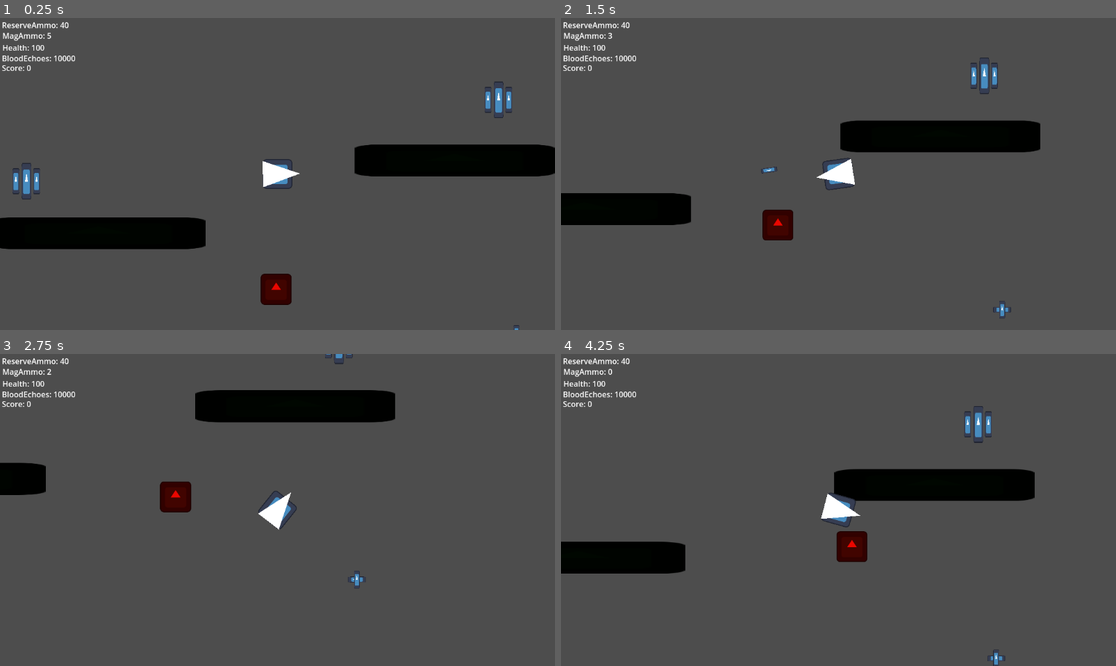
Above: before the commit, frames 1-4 (two rows, left to right).
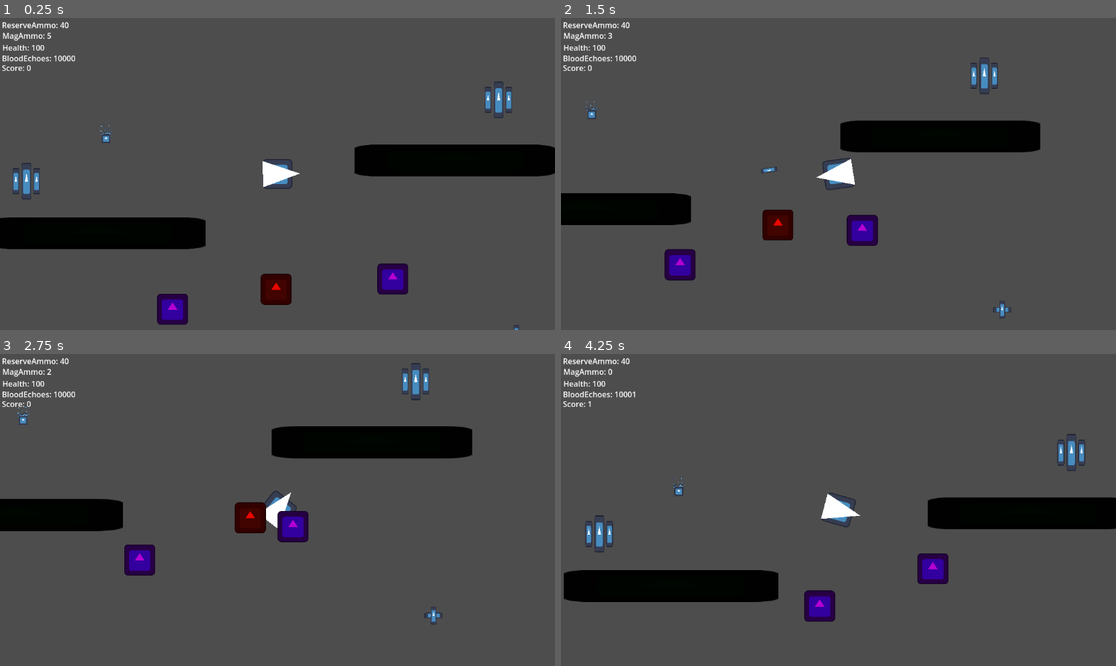
Above: after the commit, the same moments.

Repository: TheWhiteWolf0/Shooter-Game
Game: Godot game, scene res://Scenes/test_scence.tscn
Same seed, same stepped clock (60 frames per second), same inputs: the game is played once before the commit and once after it. This scene is started directly instead of the project's main scene. The engine's default icon, where the game draws it, is replaced by a stand-in: a white triangle on a blue panel in a dark square.
Inputs (mouse positions are in pixels of both pictures, inside the frame that each line leads up to):
- Up to frame 1 (0.25 s): no input
- Up to frame 2 (1.5 s): move the mouse to (960, 158) at 0.52 s; hold D (Right) 0.53-1.28 s; click (960, 158) at 0.6 s; move the mouse to (727, 189) at 1.27 s; hold S (Down) from 1.28 s (still down); click (727, 189) at 1.35 s
- Up to frame 3 (2.75 s): move the mouse to (333, 441) at 2.02 s; release S (Down) at 2.03 s; hold D (Right) from 2.03 s (still down); click (333, 441) at 2.1 s
- Up to frame 4 (4.25 s): move the mouse to (810, 572) at 2.77 s; release D (Right) at 2.78 s; hold W (Up) 2.78-3.53 s; click (810, 572) at 2.85 s; move the mouse to (1005, 556) at 3.52 s; hold A (Left) from 3.53 s (still down); click (1005, 556) at 3.6 s

The runs differ from the first frame. In frame 1, 1.2% of the frame differs, in the area x 18-74%, y 34-99%; in frame 2, 1.2%; in frame 3, 13%; in frame 4, 15%, in the area x 0-100%, y 12-100%.

Commit message:
Damage OverTime Works
Timer are being used. I now know how to use them very good very nice

Diff:
--- a/shootergame/Scenes/damage_area.tscn
+++ b/shootergame/Scenes/damage_area.tscn
@@ -87,4 +87,9 @@
 scale = Vector2(6.04803, 5.4032)
 texture = ExtResource("2_2os52")
 
+[node name="Timer" type="Timer" parent="."]
+process_callback = 0
+autostart = true
+
 [connection signal="body_entered" from="Fire" to="Fire" method="_on_body_entered"]
+[connection signal="timeout" from="Timer" to="Fire" method="_on_timer_timeout"]
--- a/shootergame/Scenes/test_scence.tscn
+++ b/shootergame/Scenes/test_scence.tscn
@@ -1,10 +1,12 @@
-[gd_scene load_steps=9 format=3 uid="uid://6w6x2n5vsuo0"]
+[gd_scene load_steps=11 format=3 uid="uid://6w6x2n5vsuo0"]
 
 [ext_resource type="Texture2D" uid="uid://cararyfg0c133" path="res://Sprite Frames/icon.svg" id="1_qmtu8"]
 [ext_resource type="PackedScene" uid="uid://d2noon1vftiyp" path="res://Scenes/Player.tscn" id="2_el23o"]
 [ext_resource type="PackedScene" uid="uid://1culhx83bl5l" path="res://Scenes/enemy(chase).tscn" id="3_ud2or"]
 [ext_resource type="PackedScene" uid="uid://bjw3uvhgoe0aa" path="res://Scenes/hud.tscn" id="4_ud2or"]
+[ext_resource type="PackedScene" uid="uid://cwfkd43n5erxt" path="res://Scenes/enemy(multi_hit).tscn" id="5_2n37a"]
 [ext_resource type="PackedScene" uid="uid://p22sham85u4u" path="res://Scenes/MedKits.tscn" id="5_iph1d"]
+[ext_resource type="PackedScene" uid="uid://c24l7jjbv3iqt" path="res://Scenes/damage_area.tscn" id="6_2dkxq"]
 [ext_resource type="PackedScene" uid="uid://bnglv4xn425t0" path="res://Scenes/ammo_pack.tscn" id="6_2n37a"]
 
 [sub_resource type="NavigationPolygon" id="NavigationPolygon_83j0u"]
@@ -65,6 +67,17 @@
 scale = Vector2(1, 1)
 target_to_chase = NodePath("../../Player")
 
+[node name="Enemy(Multi-hit)" parent="AllMobs" node_paths=PackedStringArray("target_to_chase") instance=ExtResource("5_2n37a")]
+position = Vector2(-1370.14, 349.016)
+target_to_chase = NodePath("../../Player")
+
+[node name="Enemy(Multi-hit)2" parent="AllMobs" node_paths=PackedStringArray("target_to_chase") instance=ExtResource("5_2n37a")]
+position = Vector2(-426.796, 221.376)
+target_to_chase = NodePath("../../Player")
+
+[node name="DamageArea2" parent="AllMobs" instance=ExtResource("6_2dkxq")]
+position = Vector2(-1631.4, -376.937)
+
 [node name="HealthPacks" type="Node2D" parent="."]
 
 [node name="MedKit" parent="HealthPacks" instance=ExtResource("5_iph1d")]
--- a/shootergame/Scripts/DamageArea.gd
+++ b/shootergame/Scripts/DamageArea.gd
@@ -15,7 +15,20 @@
 func _on_body_entered(body: Node2D) -> void:
 	print("Entered")
 	GlobalVariables.damage_Overtime = true
+	#if GlobalVariables.damage_Overtime == true:
+		#_on_timer_timeout()
+		#print("KaChow")
+		#GlobalVariables.damage_OT_Fire = GlobalVariables.damage_OT_Fire + 1
+		#GlobalVariables.player_Health = GlobalVariables.player_Health - (5 * GlobalVariables.damage_OT_Fire)
+	pass # Replace with function body.
+
+
+
+
+func _on_timer_timeout() -> void:
+	print("Hello world")
 	if GlobalVariables.damage_Overtime == true:
 		GlobalVariables.damage_OT_Fire = GlobalVariables.damage_OT_Fire + 1
 		GlobalVariables.player_Health = GlobalVariables.player_Health - (5 * GlobalVariables.damage_OT_Fire)
+
 	pass # Replace with function body.
